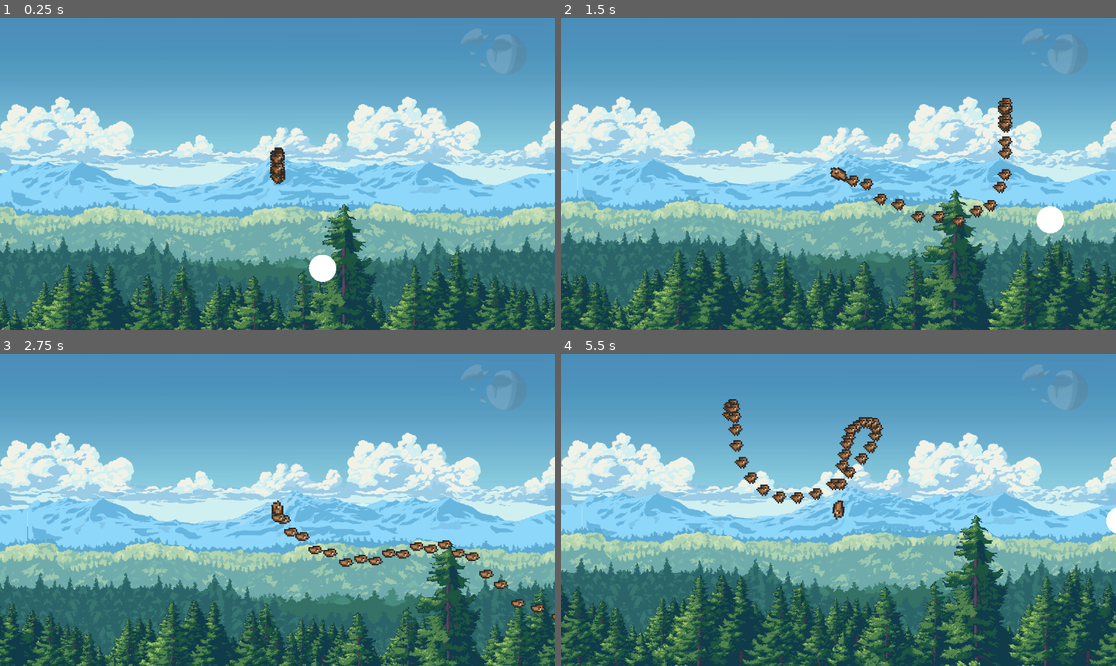
Above: before the commit, frames 1-4 (two rows, left to right).
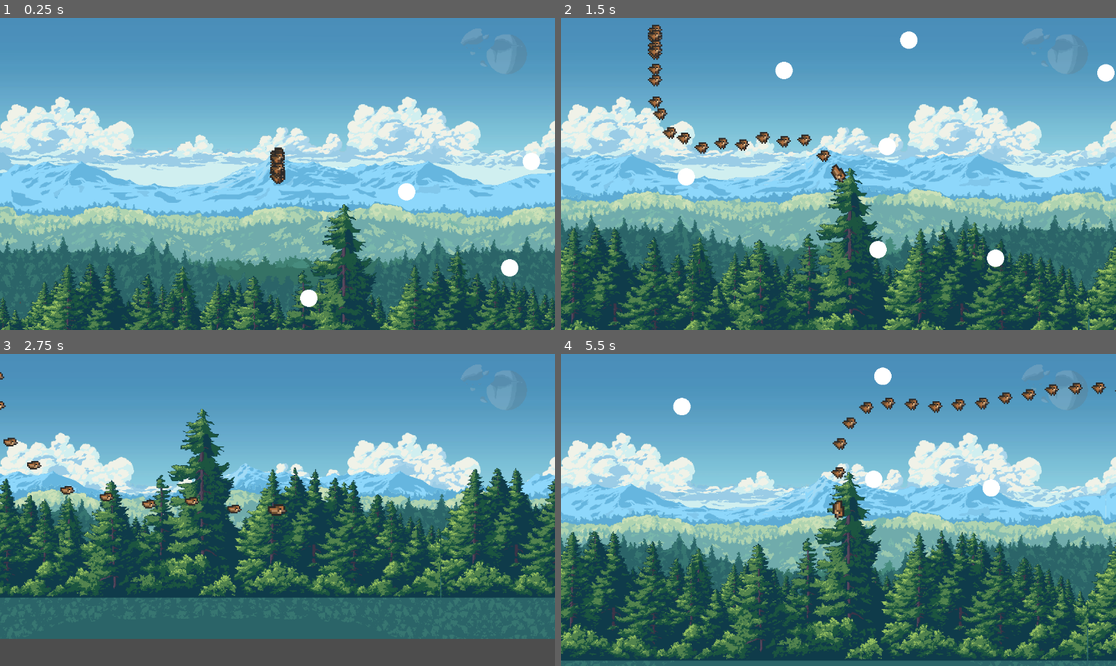
Above: after the commit, the same moments.

Repository: zalt00/sslip2
Game: Godot game, scene res://bird_stuff/bird_scene.tscn
The game is run twice, just before and just after one commit, with the same random seed, the same clock (stepped at 60 frames per second) and the same inputs. This scene is started directly instead of the project's main scene.
Inputs (mouse positions are in pixels of both pictures, inside the frame that each line leads up to):
- Up to frame 1 (0.25 s): no input
- Up to frame 2 (1.5 s): move the mouse to (960, 158) at 0.52 s; press the mouse at (960, 158) at 0.53 s; hold D (move_right) 0.53-1.28 s; move the mouse to (727, 189) at 1.27 s; release the mouse at (727, 189) at 1.28 s; hold S (move_down) from 1.28 s (still down); right-click (727, 189) at 1.35 s
- Up to frame 3 (2.75 s): click (166, 525) at 1.55 s; move the mouse to (333, 441) at 2.02 s; release S (move_down) at 2.03 s; press the mouse at (333, 441) at 2.03 s; hold D (move_right) from 2.03 s (still down)
- Up to frame 4 (5.5 s): move the mouse to (810, 572) at 2.77 s; release D (move_right) at 2.78 s; release the mouse at (810, 572) at 2.78 s; hold W (move_up) 2.78-3.53 s; click (810, 572) at 2.85 s; move the mouse to (1005, 556) at 3.52 s; press the mouse at (1005, 556) at 3.53 s; hold A (move_left) 3.53-5.03 s; right-click (1005, 556) at 3.6 s; move the mouse to (672, 463) at 4.27 s; release the mouse at (672, 463) at 4.28 s; click (672, 463) at 4.35 s; move the mouse to (866, 510) at 5.02 s; press the mouse at (866, 510) at 5.03 s; hold S (move_down) from 5.03 s (still down)

The runs differ from the first frame. In frame 1, 0.9% of the frame differs, in the area x 54-98%, y 43-93%; in frame 2, 36%; in frame 3, 53%, in the area x 0-100%, y 5-100%; in frame 4, 45%.

Commit message:
bidules

Diff:
--- /dev/null
+++ b/bird_stuff/area_2d.gd
@@ -0,0 +1,11 @@
+extends Area2D
+
+
+# Called when the node enters the scene tree for the first time.
+func _ready() -> void:
+	pass # Replace with function body.
+
+
+# Called every frame. 'delta' is the elapsed time since the previous frame.
+func _process(delta: float) -> void:
+	pass
--- a/bird_stuff/bird.gd
+++ b/bird_stuff/bird.gd
@@ -30,14 +30,14 @@
 		hash = hash - int(hash)
 		hash *= TAU
 		c.position.y += 5. * sin(.02 * Time.get_ticks_msec() + hash)
-	$Area2D/CollisionPolygon2D.polygon = []
+	$Area2D/CollisionShape2D.shape.points = []
 	for i in range(num_chicks):
 		for j in range(i + 5, num_chicks):
 			if (chicks[j].position - chicks[i].position).length() < 40.:
 				var polygon: PackedVector2Array = []
 				for k in range(i, j - 1):
 					polygon.append(to_local(chicks[k].position))
-				$Area2D/CollisionPolygon2D.polygon = polygon
+				$Area2D/CollisionShape2D.shape.points = polygon
 
 func move_towards_angle(current: float, target: float, delta: float) -> float:
 	var diff = wrapf(target - current, -PI, PI)
@@ -49,20 +49,29 @@
 	velocity.y += 600. * delta #* (1 + cos(velocity.angle()) ** 2) / 2
 	var l = velocity.length()
 	var a = velocity.angle()
-	'''
+
 	var target_x = Input.get_action_raw_strength("move_right") - Input.get_action_raw_strength("move_left")
 	var target_y = Input.get_action_raw_strength("move_down") - Input.get_action_raw_strength("move_up")
 	var target_angle = Vector2(target_x, target_y).angle()
 	if (Vector2(target_x, target_y).length() > .3):
-		a = move_towards_angle(a, target_angle, 2. * delta)
-	'''
+		a = move_towards_angle(a, target_angle, 4. * delta)
+	"""
 	var a_delta = 0
 	if (Input.get_action_strength("move_right") > .3):
 		a += 4. * delta
 	if (Input.get_action_strength("move_left") > .3):
 		a -= 4. * delta
 	a += a_delta
+	"""
 	velocity.x = l * cos(a)
 	velocity.y = l * sin(a)
 	rotation = a + PI / 2
 	move_and_slide()
+
+	for body in $Area2D.get_overlapping_bodies():
+		if is_instance_of(body, Mechant):
+			body.queue_free()
+			velocity += velocity.normalized() * 50.0
+
+func _on_area_2d_body_entered(body: Node2D) -> void:
+	print(body)
--- a/bird_stuff/bird.tscn
+++ b/bird_stuff/bird.tscn
@@ -1,11 +1,11 @@
-[gd_scene load_steps=9 format=3 uid="uid://damtoyykw2oh0"]
+[gd_scene load_steps=10 format=3 uid="uid://damtoyykw2oh0"]
 
 [ext_resource type="Script" uid="uid://cnau43m612gsj" path="res://bird_stuff/bird.gd" id="1_g5k2s"]
 [ext_resource type="Texture2D" uid="uid://dy7u356gf2m4v" path="res://bird_stuff/bird_assets/MiniBird/MiniBird [Original]/MiniBird [Original].png" id="2_crnqq"]
 
 [sub_resource type="CapsuleShape2D" id="CapsuleShape2D_crnqq"]
-radius = 13.0
-height = 52.0
+radius = 7.0
+height = 38.0
 
 [sub_resource type="AtlasTexture" id="AtlasTexture_j88tq"]
 atlas = ExtResource("2_crnqq")
@@ -43,6 +43,8 @@
 "speed": 10.0
 }]
 
+[sub_resource type="ConvexPolygonShape2D" id="ConvexPolygonShape2D_thbtv"]
+
 [node name="Bird" type="CharacterBody2D"]
 script = ExtResource("1_g5k2s")
 
@@ -57,5 +59,9 @@
 frame_progress = 0.11092
 
 [node name="Area2D" type="Area2D" parent="."]
+collision_mask = 2
 
-[node name="CollisionPolygon2D" type="CollisionPolygon2D" parent="Area2D"]
+[node name="CollisionShape2D" type="CollisionShape2D" parent="Area2D"]
+shape = SubResource("ConvexPolygonShape2D_thbtv")
+
+[connection signal="body_entered" from="Area2D" to="." method="_on_area_2d_body_entered"]
--- a/bird_stuff/bird_scene.tscn
+++ b/bird_stuff/bird_scene.tscn
@@ -8,8 +8,7 @@
 [ext_resource type="Texture2D" uid="uid://dp41geavh6lur" path="res://bird_stuff/parallax_backgrounds/parallax/forest/forest_long.png" id="6_128j0"]
 [ext_resource type="Texture2D" uid="uid://c0p1ktnamfbfq" path="res://bird_stuff/parallax_backgrounds/parallax/forest/forest_short.png" id="7_jvajv"]
 [ext_resource type="Texture2D" uid="uid://bnts4pbnyeciw" path="res://bird_stuff/parallax_backgrounds/parallax/forest/forest_moon.png" id="8_fh578"]
-
-[sub_resource type="SphereMesh" id="SphereMesh_xcnux"]
+[ext_resource type="PackedScene" uid="uid://dnv75xiahetys" path="res://bird_stuff/mechant.tscn" id="9_hul3y"]
 
 [node name="BirdScene" type="Node2D"]
 
@@ -85,47 +84,29 @@
 texture = ExtResource("8_fh578")
 centered = false
 
-[node name="MeshInstance2D" type="MeshInstance2D" parent="."]
-position = Vector2(432.719, 322.75)
-scale = Vector2(56.5, 56.5)
-mesh = SubResource("SphereMesh_xcnux")
+[node name="Node2D2" parent="." instance=ExtResource("9_hul3y")]
+position = Vector2(866, 101)
 
-[node name="MeshInstance2D2" type="MeshInstance2D" parent="."]
-position = Vector2(1119, 274)
-scale = Vector2(56.5, 56.5)
-mesh = SubResource("SphereMesh_xcnux")
+[node name="Node2D3" parent="." instance=ExtResource("9_hul3y")]
+position = Vector2(821, 322)
 
-[node name="MeshInstance2D3" type="MeshInstance2D" parent="."]
-position = Vector2(1822, 402)
-scale = Vector2(56.5, 56.5)
-mesh = SubResource("SphereMesh_xcnux")
+[node name="Node2D4" parent="." instance=ExtResource("9_hul3y")]
+position = Vector2(1561, 235)
 
-[node name="MeshInstance2D4" type="MeshInstance2D" parent="."]
-position = Vector2(3112, 402)
-scale = Vector2(56.5, 56.5)
-mesh = SubResource("SphereMesh_xcnux")
+[node name="Node2D5" parent="." instance=ExtResource("9_hul3y")]
+position = Vector2(802, 536)
 
-[node name="MeshInstance2D5" type="MeshInstance2D" parent="."]
-position = Vector2(2164, 402)
-scale = Vector2(56.5, 56.5)
-mesh = SubResource("SphereMesh_xcnux")
+[node name="Node2D6" parent="." instance=ExtResource("9_hul3y")]
+position = Vector2(404, 385)
 
-[node name="MeshInstance2D6" type="MeshInstance2D" parent="."]
-position = Vector2(880, 592)
-scale = Vector2(56.5, 56.5)
-mesh = SubResource("SphereMesh_xcnux")
+[node name="Node2D7" parent="." instance=ExtResource("9_hul3y")]
+position = Vector2(1046, 554)
 
-[node name="MeshInstance2D7" type="MeshInstance2D" parent="."]
-position = Vector2(1553, 164)
-scale = Vector2(56.5, 56.5)
-mesh = SubResource("SphereMesh_xcnux")
+[node name="Node2D8" parent="." instance=ExtResource("9_hul3y")]
+position = Vector2(1275, 169)
 
-[node name="MeshInstance2D8" type="MeshInstance2D" parent="."]
-position = Vector2(2568, 580)
-scale = Vector2(56.5, 56.5)
-mesh = SubResource("SphereMesh_xcnux")
+[node name="Node2D9" parent="." instance=ExtResource("9_hul3y")]
+position = Vector2(1392, 398)
 
-[node name="MeshInstance2D9" type="MeshInstance2D" parent="."]
-position = Vector2(1443, 525)
-scale = Vector2(56.5, 56.5)
-mesh = SubResource("SphereMesh_xcnux")
+[node name="Node2D" parent="." instance=ExtResource("9_hul3y")]
+position = Vector2(607, 164)
--- /dev/null
+++ b/bird_stuff/mechant.gd
@@ -0,0 +1,11 @@
+class_name Mechant extends StaticBody2D
+
+
+# Called when the node enters the scene tree for the first time.
+func _ready() -> void:
+	pass # Replace with function body.
+
+
+# Called every frame. 'delta' is the elapsed time since the previous frame.
+func _process(delta: float) -> void:
+	pass
--- /dev/null
+++ b/bird_stuff/mechant.tscn
@@ -0,0 +1,24 @@
+[gd_scene load_steps=4 format=3 uid="uid://dnv75xiahetys"]
+
+[ext_resource type="Script" uid="uid://klm0u41r55lq" path="res://bird_stuff/mechant.gd" id="1_ob11n"]
+
+[sub_resource type="SphereMesh" id="SphereMesh_v3f4p"]
+radius = 17.167
+radial_segments = 4
+rings = 20
+
+[sub_resource type="CircleShape2D" id="CircleShape2D_v3f4p"]
+radius = 18.0278
+
+[node name="Node2D" type="StaticBody2D"]
+collision_layer = 3
+collision_mask = 3
+script = ExtResource("1_ob11n")
+
+[node name="MeshInstance2D" type="MeshInstance2D" parent="."]
+position = Vector2(-5.36442e-07, 0)
+scale = Vector2(1.04971, 36)
+mesh = SubResource("SphereMesh_v3f4p")
+
+[node name="CollisionShape2D" type="CollisionShape2D" parent="."]
+shape = SubResource("CircleShape2D_v3f4p")
Not shown, added: bird_stuff/area_2d.gd.uid
Not shown, added: bird_stuff/mechant.gd.uid
